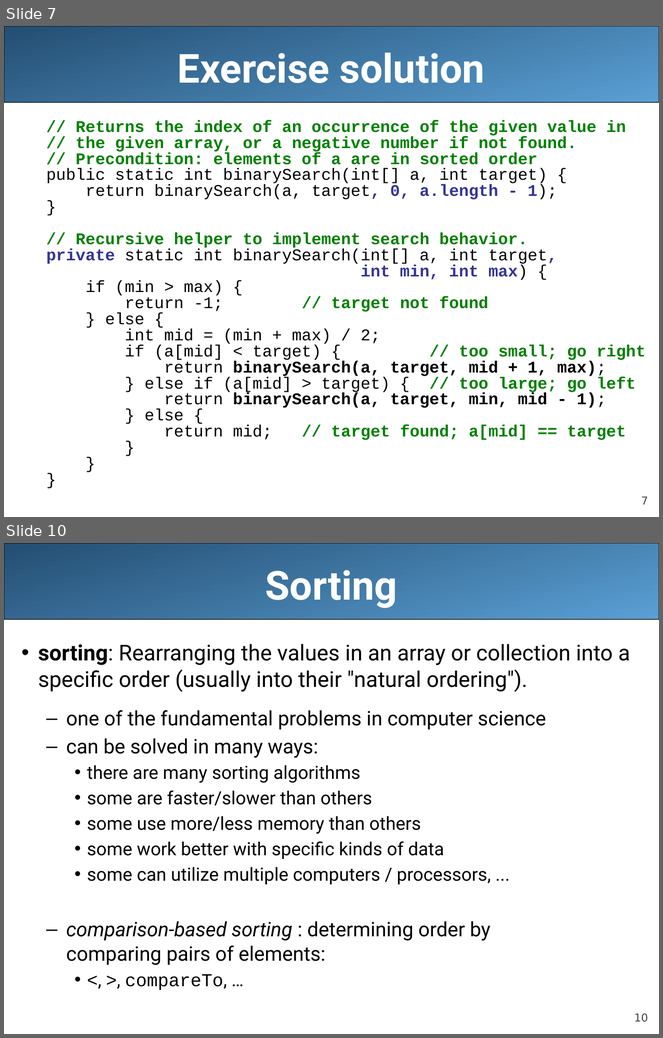
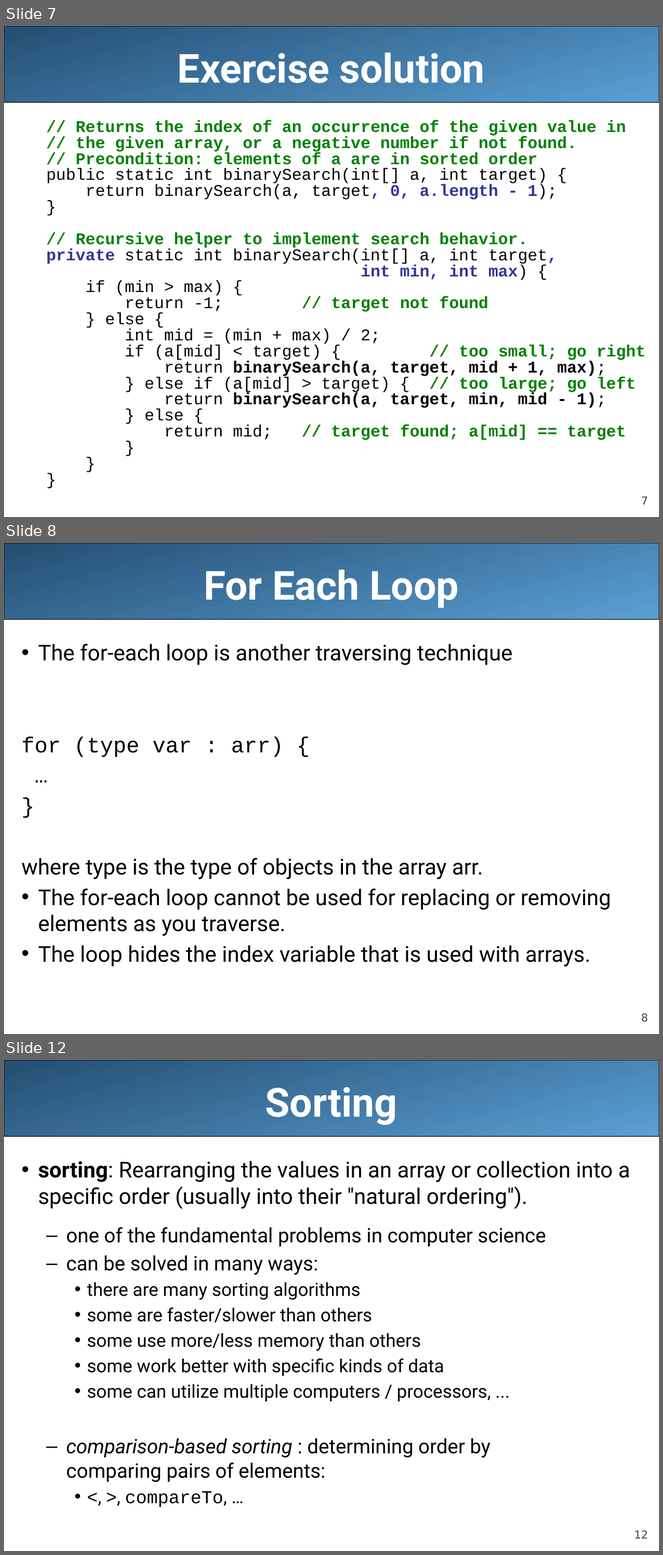
Before and after one commit to LongBaoNguyen/longbaonguyen.github.io, a slide deck: courses/apcsa/lecture21.pptx. Shown one above the other, each under a label of ours: slides 7 and 10 before the commit, slides 7, 8 and 12 after it; the slides between them are not shown. The pictures are 663x1038 and 663x1555 pixels, drawn with LibreOffice and Linux fonts; fonts in the diff are those of the drawing. Boxes give left, top, right and bottom in pixels: in the first picture for what was removed or moved away, otherwise in the second. Text is boxed around its words. In the diff, an @@ line names an element or a change of style, - is before the commit and + after.

```diff
--- a/courses/apcsa/lecture21.pptx
+++ b/courses/apcsa/lecture21.pptx
@@ slide 8 added at [4, 543, 659, 1034], background #FFFFFF; not listed: 2 template elements that a slide beside it also shows @@
@@ title added at [204, 570, 459, 608], 44 pt, text #FFFFFF, bold @@
+For Each Loop
@@ text added at [22, 644, 611, 967], 24 pt, text #000000 @@
+• The for-each loop is another traversing technique
+for (type var : arr) {
+…
+}
+where type is the type of objects in the array arr.
+• The for-each loop cannot be used for replacing or removing elements as you traverse.
+• The loop hides the index variable that is used with arrays.
@@ what was slide 10 is now slide 12 @@
@@ page number at [634, 1531, 648, 1539]: text changed @@
-10
+12
```
Also in this commit, not shown: 5 slides changed, 3 other slides added, 12 other files.
